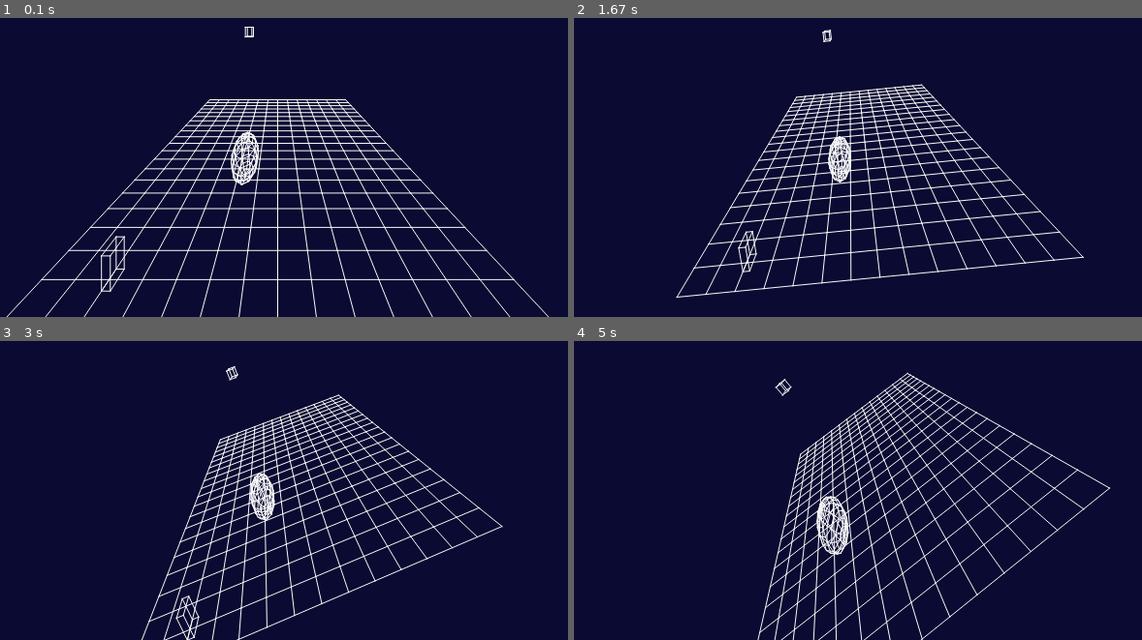
Above: before the commit, frames 1-4 (two rows, left to right).
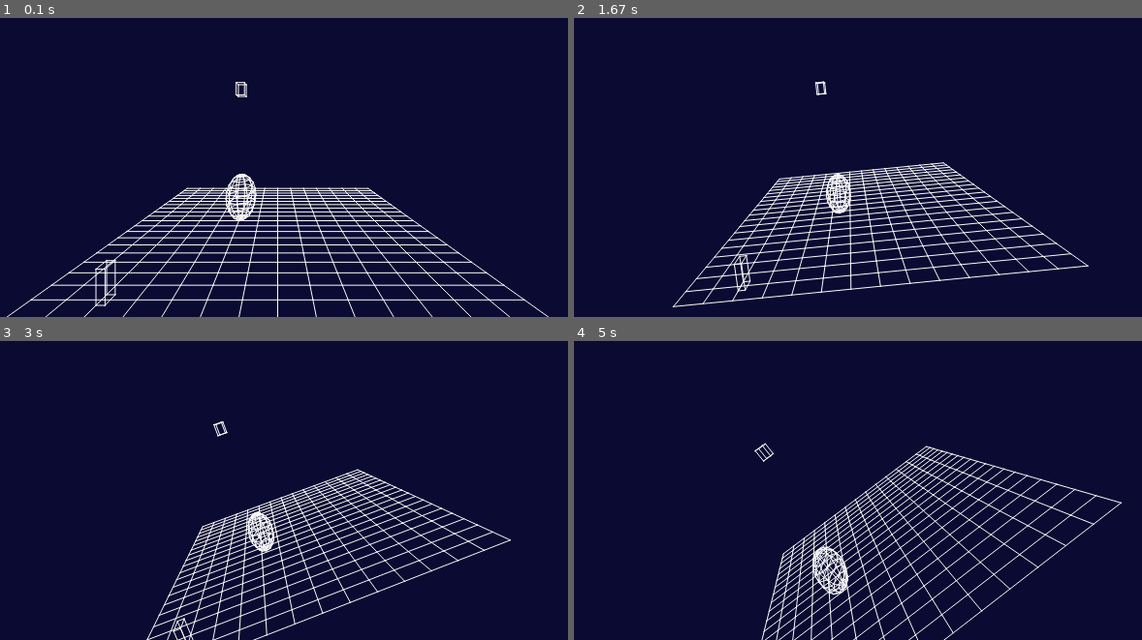
Above: after the commit, the same moments.

Repository: petercollingridge/Pygame3D
Game: pygame game, started from examples.py
Same seed, same stepped clock (60 frames per second), same inputs: the game is played once before the commit and once after it. The source is Python 2; it was converted automatically to run under Python 3.
Inputs:
- Up to frame 1 (0.1 s): no input
- Up to frame 2 (1.67 s): hold Right 0.33-0.8 s; tap W at 0.83 s; hold Up 1.17-1.47 s; hold W 1.17-1.47 s; tap Z at 1.23, 1.57 s; tap - at 1.32 s; hold Right from 1.5 s (still down)
- Up to frame 3 (3 s): tap Z at 1.87, 2.07, 2.37, 2.63, 2.97 s; release Right at 1.97 s; hold Left 2-2.53 s; hold A 2-2.53 s; tap = at 2.15 s; hold Down 2.57-2.87 s; hold S 2.57-2.87 s; tap - at 2.72 s; hold Left from 2.9 s (still down); hold A from 2.9 s (still down)
- Up to frame 4 (5 s): tap Z at 3.27, 3.4, 3.8, 4.1, 4.47, 4.87 s; release Left at 3.3 s; release A at 3.3 s; hold Up 3.33-3.7 s; hold W 3.33-3.7 s; tap = at 3.48, 4.95 s; hold Right 3.73-4.37 s; tap - at 3.88 s; hold Down 4.4-4.77 s; hold S 4.4-4.77 s; hold Left from 4.8 s (still down); hold A from 4.8 s (still down)

The runs differ from the first frame. In frame 1, 15% of the frame differs, in the area x 1-97%, y 2-100%; in frame 2, 13%; in frame 3, 12%; in frame 4, 12%.

Commit message:
Added perspective and a FPS style example to demonstrate it

Diff:
--- a/wireframe.py
+++ b/wireframe.py
@@ -119,29 +119,38 @@
         for wireframe in self.wireframes.values():
             wireframe.scale(scale, x, y, z)
 
-    def rotateX(self, radians):
+    def rotateX(self, radians, centre = None):
         """ Rotate wireframes by 'radians' radians
             about a vector parallel to x-axis and passing through the centre of the wireframes """
 
-        (cx, cy, cz) = self.findCentre()
+        if not centre:
+            (cx, cy, cz) = self.findCentre()
+        else:
+            (cy, cz) = centre
 
         for wireframe in self.wireframes.values():
             wireframe.rotateX(cy, cz, radians)
 
-    def rotateY(self, radians):
+    def rotateY(self, radians, centre = None):
         """ Rotate wireframes by 'radians' radians
             about a vector parallel to y-axis and passing through the centre of the wireframes """
 
-        (cx, cy, cz) = self.findCentre()
+        if not centre:
+            (cx, cy, cz) = self.findCentre()
+        else:
+            (cx, cz) = centre
 
         for wireframe in self.wireframes.values():
             wireframe.rotateY(cx, cz, radians)
 
-    def rotateZ(self, radians):
+    def rotateZ(self, radians, centre = None):
         """ Rotate wireframes by 'radians' radians
             about a vector parallel to y-axis and passing through the centre of the wireframes """
 
-        (cx, cy, cz) = self.findCentre()
+        if not centre:
+            (cx, cy, cz) = self.findCentre()
+        else:
+            (cx, cy) = centre
 
         for wireframe in self.wireframes.values():
             wireframe.rotateZ(cx, cy, radians)
--- a/wireframeDisplay.py
+++ b/wireframeDisplay.py
@@ -36,7 +36,7 @@
         self.displayNodes = False
         self.displayEdges = True
 
-        self.perspective = True
+        self.perspective = 300.
         self.eyeX = self.width/2
         self.eyeY = 100
 
@@ -68,15 +68,16 @@
             if colour:
                for (n1, n2) in wireframe.edges:
                     if self.perspective:
-                        z1 = 200./ (200+wireframe.nodes[n1][2])
-                        x1 = self.width/2+z1*(wireframe.nodes[n1][0] - self.eyeX)
-                        y1 = 100+z1*(wireframe.nodes[n1][1] - self.eyeY)
+                        if wireframe.nodes[n1][2] > -self.perspective and wireframe.nodes[n2][2] > -self.perspective:
+                            z1 = self.perspective/ (self.perspective+wireframe.nodes[n1][2])
+                            x1 = self.width/2  + z1*(wireframe.nodes[n1][0] - self.width/2)
+                            y1 = self.height/2 + z1*(wireframe.nodes[n1][1] - self.height/2)
 
-                        z2 = 200./ (200+wireframe.nodes[n2][2])
-                        x2 = self.width/2+z2*(wireframe.nodes[n2][0] - self.eyeX)
-                        y2 = 100+z2*(wireframe.nodes[n2][1] - self.eyeY)
+                            z2 = self.perspective/ (self.perspective+wireframe.nodes[n2][2])
+                            x2 = self.width/2  + z2*(wireframe.nodes[n2][0] - self.width/2)
+                            y2 = self.height/2 + z2*(wireframe.nodes[n2][1] - self.height/2)
 
-                        pygame.draw.aaline(self.screen, colour, (x1, y1), (x2, y2), 1)
+                            pygame.draw.aaline(self.screen, colour, (x1, y1), (x2, y2), 1)
                     else:
                         pygame.draw.aaline(self.screen, colour, (wireframe.nodes[n1][0], wireframe.nodes[n1][1]), (wireframe.nodes[n2][0], wireframe.nodes[n2][1]), 1)
 
